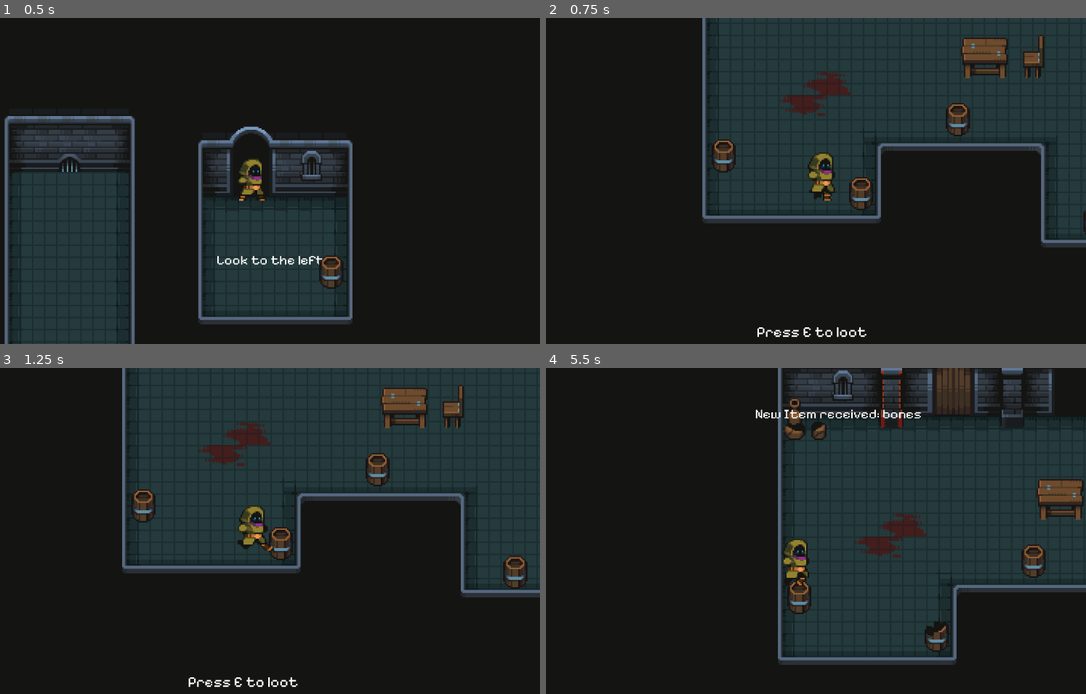
Above: before the commit, frames 1-4 (two rows, left to right).
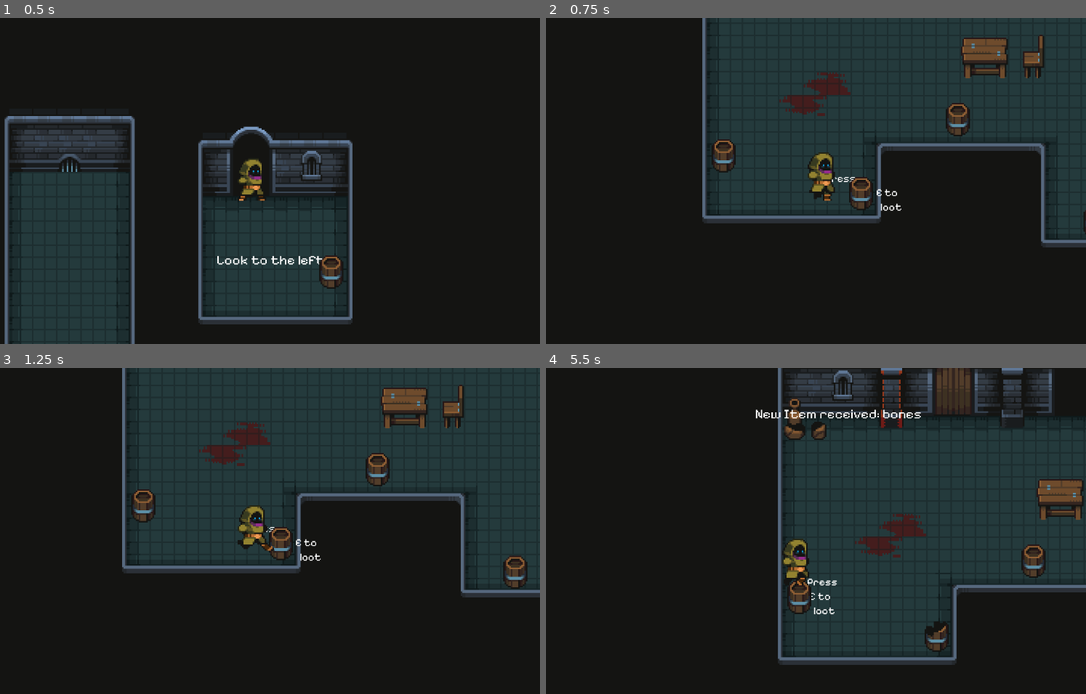
Above: after the commit, the same moments.

Repository: Sajeg/BreakOut
Game: Godot game, scene res://Scenes/Levels/level_1.5.tscn
The game is run twice, just before and just after one commit, with the same random seed, the same clock (stepped at 60 frames per second) and the same inputs. This scene is started directly instead of the project's main scene.
Inputs:
- Up to frame 1 (0.5 s): no input
- Up to frame 2 (0.75 s): hold D (right) from 0.53 s (still down); hold E (interact) from 0.53 s (still down)
- Up to frame 3 (1.25 s): keep holding D (right); keep holding E (interact)
- Up to frame 4 (5.5 s): release D (right) at 1.28 s; release E (interact) at 1.28 s; hold S (down) 1.28-2.03 s; tap E (interact) at 1.35, 2.85, 4.35 s; hold D (right) 2.03-2.78 s; hold E (interact) 2.03-2.78 s; hold W (up) 2.78-3.53 s; hold E (interact) 3.53-4.28 s; hold A (left) 3.53-5.03 s; hold S (down) from 5.03 s (still down); hold E (interact) from 5.03 s (still down)

Frame 1 is identical in both runs. In frame 2, 0.4% of the frame differs, in the area x 39-66%, y 48-98%; in frame 3, 0.4%; in frame 4, 0.1%.

Commit message:
Improved visuals

Diff:
--- a/Scenes/Levels/level_1.5.tscn
+++ b/Scenes/Levels/level_1.5.tscn
@@ -36,6 +36,7 @@
 [node name="Barrel" parent="." instance=ExtResource("3_uxkqg")]
 position = Vector2(277, 210)
 loot_overwrite = "Key"
+display_mode = 0
 
 [node name="Door" parent="." instance=ExtResource("4_ywidl")]
 position = Vector2(224, 136)
--- a/Scenes/Levels/level_1.tscn
+++ b/Scenes/Levels/level_1.tscn
@@ -10,10 +10,10 @@
 [node name="Level1" type="Node2D"]
 
 [node name="ColorRect" type="ColorRect" parent="."]
-offset_left = -283.0
-offset_top = -173.0
-offset_right = 490.0
-offset_bottom = 508.0
+offset_left = -512.0
+offset_top = -348.0
+offset_right = 1260.0
+offset_bottom = 895.0
 color = Color(0.0781567, 0.0781567, 0.0703441, 1)
 
 [node name="TileMap" type="TileMap" parent="."]
@@ -63,9 +63,11 @@
 
 [node name="Barrel4" parent="." instance=ExtResource("5_tsxju")]
 position = Vector2(59, 248)
+display_mode = 2
 
 [node name="Barrel5" parent="." instance=ExtResource("5_tsxju")]
 position = Vector2(150, 273)
+display_mode = 0
 
 [node name="Player" parent="." instance=ExtResource("2_85gcu")]
 position = Vector2(97, 278)
--- a/Scenes/barrel.tscn
+++ b/Scenes/barrel.tscn
@@ -1,6 +1,7 @@
-[gd_scene load_steps=6 format=3 uid="uid://vlj7bhi0c4gq"]
+[gd_scene load_steps=7 format=3 uid="uid://vlj7bhi0c4gq"]
 
 [ext_resource type="Script" path="res://Scripts/Barrel.gd" id="1_gykoh"]
+[ext_resource type="Theme" uid="uid://cpwjiok04og8e" path="res://Assets/theme.tres" id="2_jmrls"]
 [ext_resource type="Texture2D" uid="uid://dcf1okg51v23f" path="res://Assets/Props/Barrel.png" id="2_ni3nf"]
 [ext_resource type="Texture2D" uid="uid://bwouyhut5oj4h" path="res://Assets/Props/Barrel_empty.png" id="3_vxa6d"]
 
@@ -14,6 +15,16 @@
 
 [node name="Barrel" type="StaticBody2D"]
 script = ExtResource("1_gykoh")
+
+[node name="Label" type="Label" parent="."]
+visible = false
+offset_left = -22.0
+offset_top = -18.0
+offset_right = 44.0
+offset_bottom = 15.0
+theme = ExtResource("2_jmrls")
+theme_override_constants/line_spacing = 1
+theme_override_font_sizes/font_size = 7
 
 [node name="Barrel" type="Sprite2D" parent="."]
 texture_filter = 1
--- a/Scenes/main.tscn
+++ b/Scenes/main.tscn
@@ -1613,10 +1613,10 @@
 [node name="Main" type="Node2D"]
 
 [node name="ColorRect" type="ColorRect" parent="."]
-offset_left = -283.0
-offset_top = -173.0
-offset_right = 490.0
-offset_bottom = 508.0
+offset_left = -607.0
+offset_top = -323.0
+offset_right = 1122.0
+offset_bottom = 766.0
 color = Color(0.0781567, 0.0781567, 0.0703441, 1)
 
 [node name="TileMap" type="TileMap" parent="."]
@@ -1684,6 +1684,7 @@
 [node name="Barrel" parent="." instance=ExtResource("6_tdxaa")]
 position = Vector2(183, 174)
 loot_overwrite = "Broom"
+display_mode = 0
 
 [node name="Door" parent="." instance=ExtResource("8_e8xbr")]
 position = Vector2(176, 88)
--- a/Scripts/Barrel.gd
+++ b/Scripts/Barrel.gd
@@ -1,9 +1,35 @@
 extends StaticBody2D
+
+enum Mode {
+	LEFT,
+	CENTER,
+	RIGHT
+}
 
 @export var looted = false
 @export var loot_overwrite: String = ""
+@export var display_mode = Mode.CENTER
+
 
 func _ready():
+	if display_mode == Mode.LEFT:
+		$Label.text = "Press
+                        E to
+                          loot"
+		$Label.position.x = -24
+		$Label.position.y = -14
+	elif display_mode == Mode.CENTER:
+		$Label.text = "      Press E
+                           to           loot"
+		$Label.position.x = -22
+		$Label.position.y = -18
+	elif display_mode == Mode.RIGHT:
+		$Label.text = "Press
+						 E to
+					   loot"
+		$Label.position.x = 5
+		$Label.position.y = -14
+
 	if looted:
 		$Barrel.visible = false
 		$Barrel_empty.visible = true
--- a/Scripts/Player.gd
+++ b/Scripts/Player.gd
@@ -41,7 +41,7 @@
 		else:
 			loot_node.set_looted()
 			add_to_inventory(vars.available_loot[randi() % vars.available_loot.size()])
-		tooltip.visible = false
+		loot_node.get_node("./Label").visible = false
 	elif event.is_action_pressed("interact") && can_unlock:
 		if unlock_node.locked:
 			if "Key" in vars.inventory:
@@ -91,8 +91,7 @@
 		loot_node = area.get_parent()
 		can_loot = loot_node.can_loot()
 		if can_loot:
-			tooltip.text = "Press E to loot"
-			tooltip.visible = true
+			loot_node.get_node("./Label").visible = true
 	elif area.name == "Door":
 		unlock_node = area.get_parent()
 		can_unlock = true
@@ -108,6 +107,7 @@
 		can_speak = false
 	elif area.name == "Object":
 		can_loot = false
+		loot_node.get_node("./Label").visible = false
 	elif area.name == "Door":
 		can_unlock = false
 		unlock_node.text_visible(false)
--- a/Scripts/SpeakUI.gd
+++ b/Scripts/SpeakUI.gd
@@ -10,9 +10,9 @@
 		player.ai_node.add_message($Input.text)
 	else:
 		player.ai_node.add_message($Input.text, selected_items)
-		var index = player.inventory.find(selected_items[0])
+		var index = vars.inventory.find(selected_items[0])
 		if index != -1:
-			player.inventory.erase(selected_items[0])
+			vars.inventory.erase(selected_items[0])
 		selected_items = []
 
 	$Input.text = ""
--- a/project.godot
+++ b/project.godot
@@ -19,6 +19,11 @@
 [autoload]
 
 vars="*res://Scripts/vars.gd"
+
+[display]
+
+window/size/mode=3
+window/size/resizable=false
 
 [input]
 
